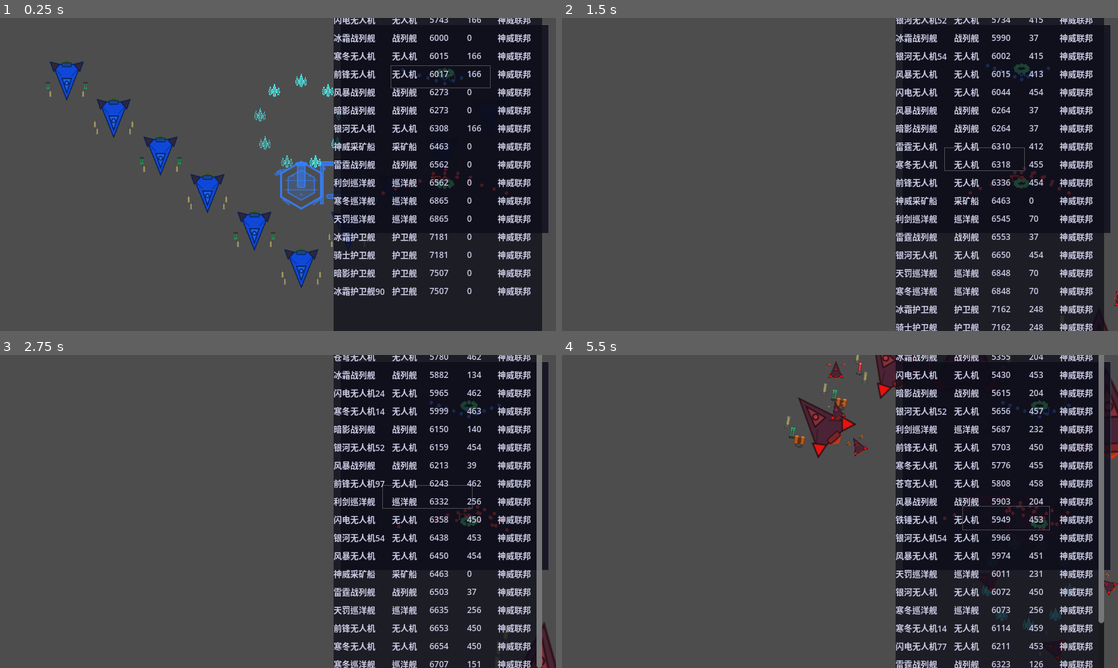
Above: before the commit, frames 1-4 (two rows, left to right).
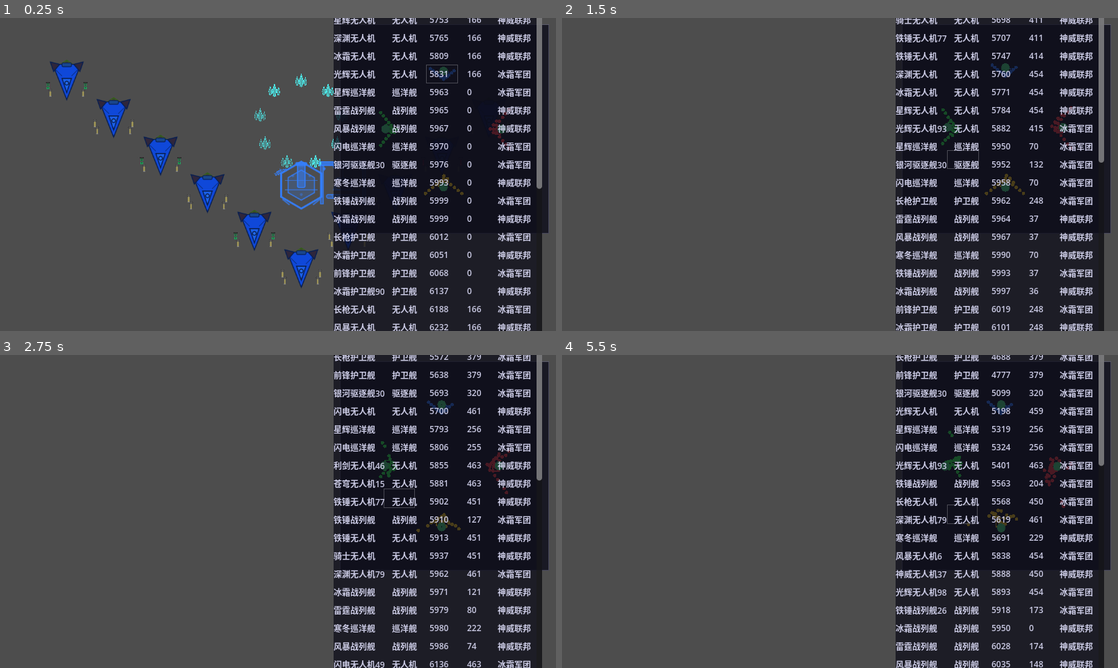
Above: after the commit, the same moments.

Repository: ZhanXuzhao/SpaceRTS
Game: Godot game, scene res://scenes/main.tscn
The game is run twice, just before and just after one commit, with the same random seed, the same clock (stepped at 60 frames per second) and the same inputs.
Inputs (mouse positions are in pixels of both pictures, inside the frame that each line leads up to):
- Up to frame 1 (0.25 s): no input
- Up to frame 2 (1.5 s): click (1001, 21) at 0.52 s; tap Enter at 1.25 s; move the mouse to (962, 158) at 1.27 s; hold W from 1.28 s (still down); tap Z at 1.35 s; click (962, 158) at 1.42 s
- Up to frame 3 (2.75 s): release W at 2 s; drag from (166, 527) to (250, 574) at 2.02 s
- Up to frame 4 (5.5 s): move the mouse to (895, 442) at 2.77 s; hold W 2.78-3.5 s; tap C at 2.85 s; drag from (812, 574) to (1056, 658) at 3.52 s; move the mouse to (1006, 558) at 4.27 s; hold A 4.28-5 s; tap B at 4.35 s; drag from (673, 464) to (1095, 624) at 5.02 s

The runs differ from the first frame. In frame 1, 5.1% of the frame differs, in the area x 60-98%, y 0-100%; in frame 2, 5.6%; in frame 3, 6.5%; in frame 4, 8.5%, in the area x 40-100%, y 0-100%.

Commit message:
偷袭矿区目标改为猎杀采矿船
- 矿区偷袭策略目标从'攻击矿物场'改为'猎杀敌方采矿船'
- 新增 _get_enemy_miners() 收集敌方采矿船
- _handle_mineral_raider 无矿场时直接 attack_target 击杀采矿船
- 移除 _get_active_fields_near_enemy()（不再需要矿物场定位）

Diff:
--- a/game_config.gd
+++ b/game_config.gd
@@ -182,5 +182,5 @@
 static var f2 = [0, 2, 4, 2, 1]
 static var f3 = [0, 2, 2, 4, 1]
 static var f4 = [0, 2, 2, 2, 4]
-# static var faction_config: Array = [player,f0,f0,f0,f0,f0]
-static var faction_config: Array = [player,f0]
+static var faction_config: Array = [player,f0,f0,f0]
+# static var faction_config: Array = [player,f0]
--- a/scripts/ai_controller.gd
+++ b/scripts/ai_controller.gd
@@ -38,6 +38,16 @@
 var _building_prev_hull: Dictionary = {}
 var _defense_timer: float = 0.0
 const DEFENSE_INTERVAL: float = 3.0
+
+# ----- 偷袭矿区策略 -----
+## 骚扰矿区编队中的单位
+var _raid_mineral_units: Dictionary = {}
+## 骚扰目标位置
+var _raid_mineral_target: Vector2 = Vector2.ZERO
+## 骚扰是否激活
+var _raid_mineral_active: bool = false
+var _raid_mineral_timer: float = 0.0
+const RAID_MINERAL_INTERVAL: float = 20.0
 
 # ----- 经济 & 生产系统 -----
 var _buildings: Array = []
@@ -106,6 +116,12 @@
 		_sneak_attack_timer = 0.0
 		_evaluate_sneak_attack()
 
+	# ---- 偷袭矿区评估（间隔执行）----
+	_raid_mineral_timer += DECISION_INTERVAL
+	if _raid_mineral_timer >= RAID_MINERAL_INTERVAL:
+		_raid_mineral_timer = 0.0
+		_evaluate_mineral_raid()
+
 	# ---- 回防基地评估（间隔执行）----
 	_defense_timer += DECISION_INTERVAL
 	if _defense_timer >= DEFENSE_INTERVAL:
@@ -139,7 +155,12 @@
 			_handle_sneak_attacker(unit)
 			continue
 
-		# 4b. 回防单位：有防守任务时防守指定建筑
+		# 4b. 骚扰矿区编队：攻击敌方矿场和矿物场
+		if _raid_mineral_units.has(unit):
+			_handle_mineral_raider(unit)
+			continue
+
+		# 4c. 回防单位：有防守任务时防守指定建筑
 		if _defense_assignments.has(unit):
 			_handle_defender(unit)
 			continue
@@ -859,6 +880,201 @@
 
 
 # =============================================================================
+# AI 偷袭矿区策略（骚扰敌方经济）
+# =============================================================================
+
+## 获取敌方矿场列表
+func _get_enemy_mines() -> Array:
+	var result: Array = []
+	for b in Building.all_buildings:
+		if is_instance_valid(b) and b.hull > 0 and b.team != _my_team \
+			and b.building_type == Building.BuildingType.MINE:
+			result.append(b)
+	return result
+
+
+## 获取敌方采矿船列表
+func _get_enemy_miners() -> Array[Unit]:
+	var result: Array[Unit] = []
+	for unit in all_units:
+		if not is_instance_valid(unit) or unit.hull <= 0:
+			continue
+		if unit.team == _my_team:
+			continue
+		if unit._is_miner:
+			result.append(unit)
+	return result
+
+
+## 计算敌方矿区中心（优先选矿场，其次采矿船位置）
+func _calc_mineral_raid_target() -> Vector2:
+	var mines = _get_enemy_mines()
+	if mines.size() > 0:
+		return _calc_building_center(mines)
+
+	var miners = _get_enemy_miners()
+	if miners.size() > 0:
+		var sum := Vector2.ZERO
+		for m in miners:
+			if is_instance_valid(m):
+				sum += m.global_position
+		return sum / miners.size()
+
+	return GameConfig.MAP_CENTER
+
+
+## 评估并执行偷袭矿区策略
+## 力量比 >= 1.0（均势或优势）时，派 2~3 艘快速单位骚扰敌方矿区和矿物场
+func _evaluate_mineral_raid() -> void:
+	# 清理已死亡的骚扰单位
+	var to_remove: Array = []
+	for u in _raid_mineral_units:
+		if not is_instance_valid(u) or u.hull <= 0:
+			to_remove.append(u)
+	for u in to_remove:
+		_raid_mineral_units.erase(u)
+
+	# 检查是否有可攻击的目标（矿场或采矿船）
+	var mines = _get_enemy_mines()
+	var miners = _get_enemy_miners()
+	if mines.size() == 0 and miners.size() == 0:
+		# 无可攻击目标 → 停止骚扰
+		if _raid_mineral_active:
+			_clear_mineral_raid()
+		return
+
+	# 计算力量比
+	var my_power := 0.0
+	var enemy_power := 0.0
+	for unit in all_units:
+		if not is_instance_valid(unit) or unit.hull <= 0:
+			continue
+		if unit._is_miner:
+			continue
+		var weight = pow(2, max(0, Unit._ship_class_tier(unit.class_type)))
+		if unit.team == _my_team:
+			my_power += weight
+		else:
+			enemy_power += weight
+
+	var ratio = my_power / max(enemy_power, 1.0)
+
+	if ratio >= 1.0:
+		# ✅ 均势或优势：执行骚扰
+		var current_count = _raid_mineral_units.size()
+		# 骚扰编队大小：2~3 艘快速单位
+		var ideal_count = 3
+
+		if current_count < ideal_count:
+			_assign_raid_mineral_units(ideal_count - current_count)
+
+		# 更新目标位置
+		_raid_mineral_target = _calc_mineral_raid_target()
+		_raid_mineral_active = true
+	else:
+		# ❌ 劣势 → 取消骚扰
+		if _raid_mineral_active:
+			_clear_mineral_raid()
+
+
+## 从战斗单位中抽调指定数量的快速单位加入骚扰编队
+func _assign_raid_mineral_units(count: int) -> void:
+	var candidates: Array[Unit] = []
+	for unit in all_units:
+		if not is_instance_valid(unit) or unit.hull <= 0:
+			continue
+		if unit.team != _my_team:
+			continue
+		if unit._is_miner:
+			continue
+		if _sneak_attack_units.has(unit):
+			continue
+		if _raid_mineral_units.has(unit):
+			continue
+		if _defense_assignments.has(unit):
+			continue
+		if _retreating_units.get(unit, false):
+			continue
+		# 跳过无人机（需跟随母舰）
+		if unit.home_battleship != null and is_instance_valid(unit.home_battleship):
+			continue
+		candidates.append(unit)
+
+	# 按速度排序（优先选最快的）
+	candidates.sort_custom(func(a, b):
+		return Unit._ship_class_tier(a.class_type) < Unit._ship_class_tier(b.class_type))
+
+	var assigned = 0
+	for unit in candidates:
+		if assigned >= count:
+			break
+		# 只选护卫舰及以下（速度快，适合骚扰）
+		if Unit._ship_class_tier(unit.class_type) > Unit._ship_class_tier(Unit.ShipClass.FRIGATE):
+			continue
+		_raid_mineral_units[unit] = true
+		assigned += 1
+
+
+## 控制骚扰单位：攻击敌方矿场，其次攻击矿物场
+func _handle_mineral_raider(unit: Unit) -> void:
+	# 残血时停止骚扰，交由规避逻辑处理
+	if unit.hull / unit.max_hull < EVADE_HULL_THRESHOLD:
+		_raid_mineral_units.erase(unit)
+		return
+
+	_clean_dead_targets(unit)
+
+	# 优先攻击敌方矿场建筑
+	var nearest_mine: Building = null
+	var nearest_mine_dist := INF
+	for b in Building.all_buildings:
+		if not is_instance_valid(b) or b.hull <= 0:
+			continue
+		if b.team == _my_team:
+			continue
+		if b.building_type != Building.BuildingType.MINE:
+			continue
+		var dist = unit.global_position.distance_to(b.global_position)
+		if dist < nearest_mine_dist:
+			nearest_mine_dist = dist
+			nearest_mine = b
+
+	if nearest_mine != null:
+		var approach_range = _get_approach_range(unit)
+		if approach_range > 0 and nearest_mine_dist <= approach_range * 1.2:
+			unit.attack_target(nearest_mine)
+			return
+		else:
+			unit.attack_area(nearest_mine.global_position, approach_range * 2.0)
+			return
+
+	# 无矿场 → 猎杀敌方采矿船（断敌经济命脉）
+	var miners = _get_enemy_miners()
+	var nearest_miner: Unit = null
+	var nearest_miner_dist := INF
+	for m in miners:
+		if not is_instance_valid(m) or m.hull <= 0:
+			continue
+		var dist = unit.global_position.distance_to(m.global_position)
+		if dist < nearest_miner_dist:
+			nearest_miner_dist = dist
+			nearest_miner = m
+
+	if nearest_miner != null:
+		# 锁定采矿船为目标优先击杀
+		unit.attack_target(nearest_miner)
+	else:
+		# 无目标 → 向敌方矿区中心移动
+		unit.move_to(_raid_mineral_target)
+
+
+## 取消骚扰矿区，清空骚扰编队
+func _clear_mineral_raid() -> void:
+	_raid_mineral_units.clear()
+	_raid_mineral_active = false
+
+
+# =============================================================================
 # AI 回防基地策略
 # =============================================================================
 
